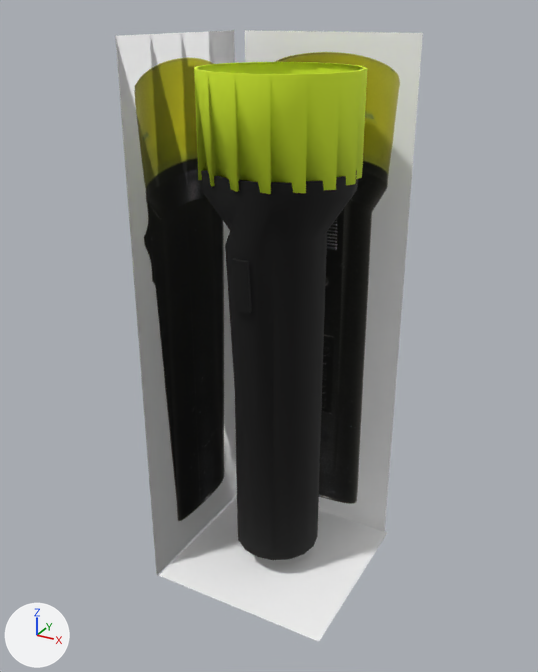
An edit to the OBJ model model/873007.obj, drawn before and after from the same camera.
Rendered twice from a camera (50 mm lens) standing at (115.0, -260.0, 230.0) and looking at (-18.0, -16.0, 108.0). Arrows for +X, +Y and +Z are at lower left; the lights stay in place. Where no turn or scale is listed for an object, it has been applied to the vertices.

Objects in the first picture: '873007'.
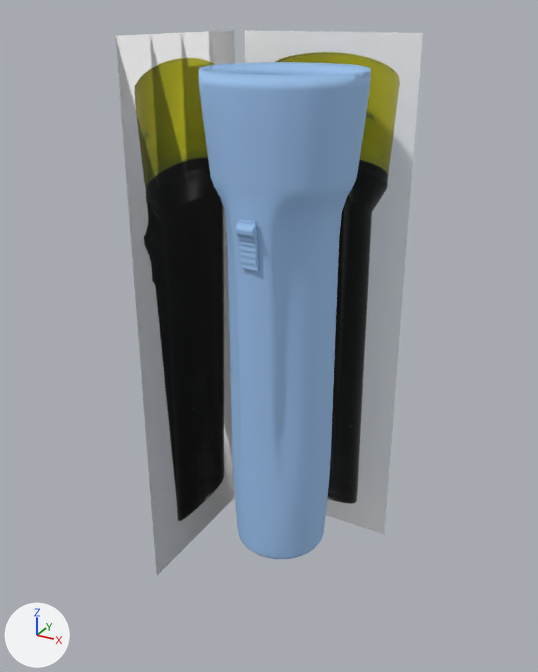
Changed parts and their boxes (x1, y1, x2, y2) in the pictures (538 x 672 px):
'873007', reshaped (11% shorter): before (115, 30, 423, 641); after (115, 30, 423, 576)
part 1 of me_873007, added (blue): after (199, 62, 371, 559)
part 2 of me_873007, deleted: before (159, 497, 387, 641)
part 3 of me_873007, built on: before (194, 62, 367, 560); after (236, 219, 259, 270)

The change in detail:
Material 'wire_088144225' (mat_wire_088144225) is new.
Its base color is (0.345, 0.565, 0.882) (blue #9fc6f1).
Its roughness is 0.821.
me_873007 is used by ob_873007; location (0.0, 0.0, 0.0).
me_873007 had 864 vertices, 850 faces and spanned x -57.0..25.0, y -55.0..25.0, z -4.0..222.0.
me_873007 now has 3054 vertices, 3088 faces and spans x -57.0..23.0, y -52.0..25.0, z -4.0..222.0.
me_873007 part 1: a new loose piece of 1882 vertices spanning x -45.0..16.0, y -43.0..18.0, z 8.0..211.0, in mat_wire_088144225 (blue #9fc6f1).
me_873007 part 2: the loose piece of 25 vertices spanning x -53.0..25.0, y -55.0..22.0, z 0.0 is deleted.
me_873007 part 3: 1 vertex moved from x -36.0, y -35.0, z 177.0 to x -11.0, y -39.0, z 162.0; 188 vertices removed from x -46.0..15.0, y -45.0..16.0, z 10.0..211.0; 521 vertices added at x -18.0..-11.0, y -41.0..-37.0, z 144.0..162.0.
me_873007 no longer uses material mat_wire_255255255 (white #ffffff).
me_873007 no longer uses material mat_wire_000000000 (black #000000).
me_873007 no longer uses material mat_wire_194255007 (green #e2ff2e).
me_873007 now uses material mat_wire_088144225 (blue #9fc6f1).
